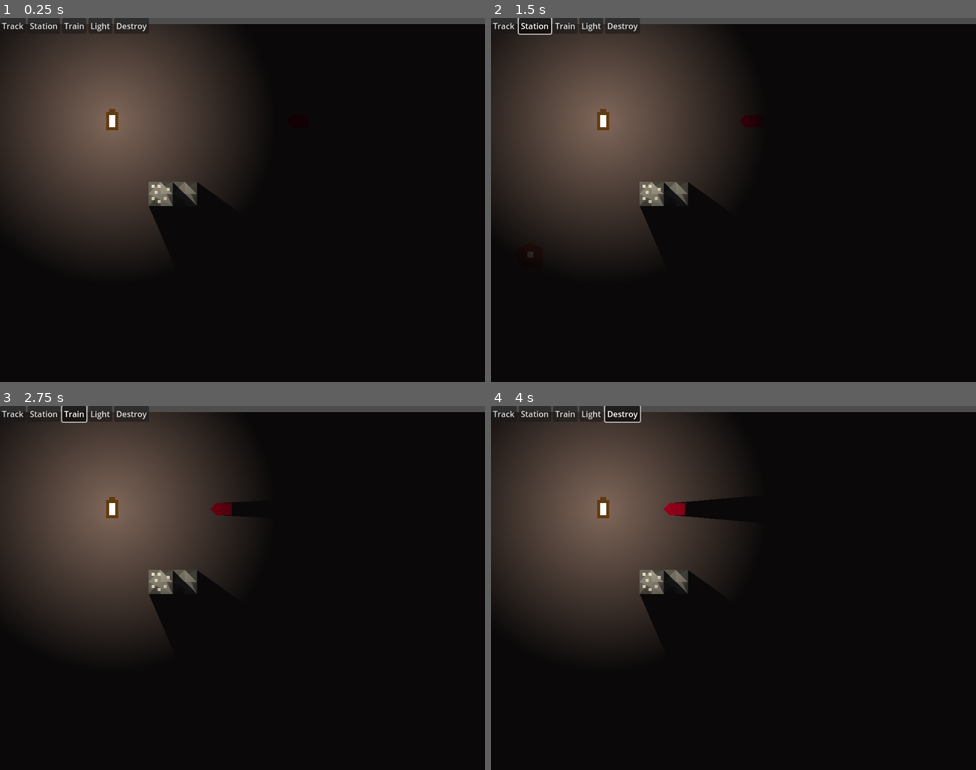
Above: before the commit, frames 1-4 (two rows, left to right).
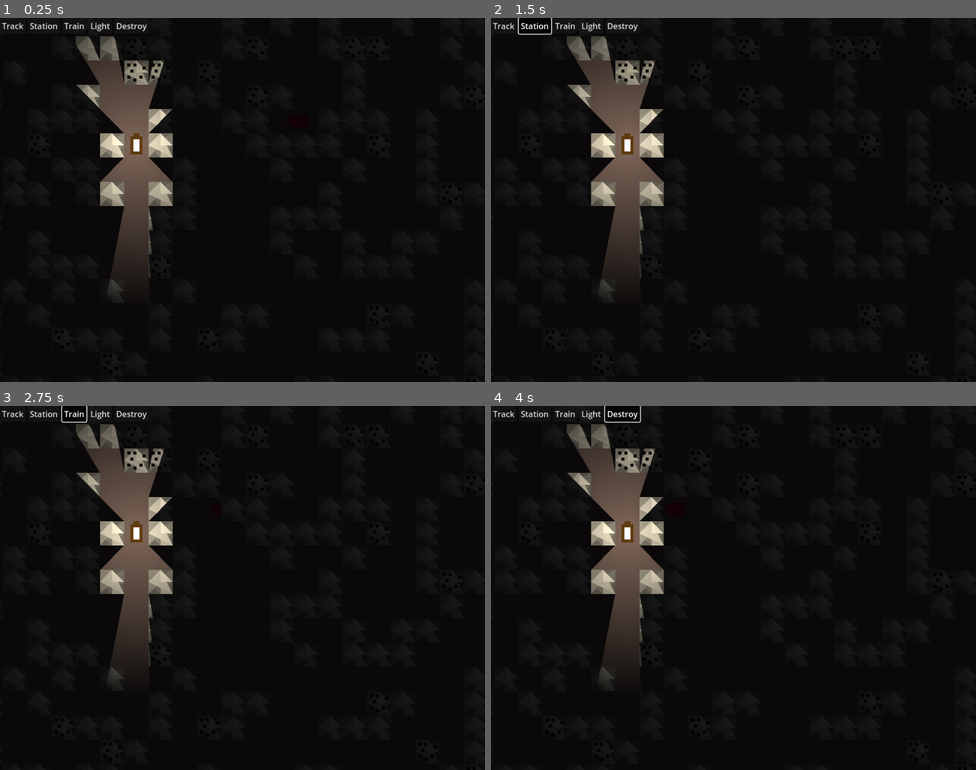
Above: after the commit, the same moments.

Repository: Godsmith/trainfinity3
Game: Godot game, scene res://scenes/game.tscn
The game is run twice, just before and just after one commit, with the same random seed, the same clock (stepped at 60 frames per second) and the same inputs.
Inputs:
- Up to frame 1 (0.25 s): no input
- Up to frame 2 (1.5 s): click "Track" at 0.5 s; click "Station" at 1.25 s
- Up to frame 3 (2.75 s): click "Train" at 2 s
- Up to frame 4 (4 s): click "Light" at 2.75 s; click "Destroy" at 3.5 s

The runs differ from the first frame. In frame 1, 23% of the frame differs, in the area x 0-100%, y 0-77%; in frame 2, 23%; in frame 3, 23%; in frame 4, 22%.

Commit message:
Generate random map

Diff:
--- a/scenes/game.tscn
+++ b/scenes/game.tscn
@@ -61,8 +61,9 @@
 
 [node name="Polygon2D" type="Polygon2D" parent="."]
 z_index = -1
+position = Vector2(-16, 0)
 color = Color(0.314105, 0.268899, 0.268889, 1)
-polygon = PackedVector2Array(-128, -96, -128, 160, 208, 160, 208, -96)
+polygon = PackedVector2Array(-1008, -1024, -1008, 959.32, -1008, 1024, 1040, 1024, 1040, -1024)
 
 [node name="Camera2D" type="Camera2D" parent="."]
 position = Vector2(38, 20)
@@ -101,7 +102,7 @@
 color = Color(0.125911, 0.125911, 0.125911, 1)
 
 [node name="Light" parent="." instance=ExtResource("7_gee14")]
-position = Vector2(-48, -32)
+position = Vector2(-32, -16)
 script = ExtResource("8_0tnpc")
 ore_type = 0
 
--- a/scripts/game.gd
+++ b/scripts/game.gd
@@ -1,5 +1,6 @@
 extends Node2D
 
+const GRID_SIZE := 32
 const TILE_SIZE := 16
 const TILE := Vector2(TILE_SIZE, TILE_SIZE)
 const SCALE_FACTOR := 2  # Don't remember where I set this
@@ -9,6 +10,8 @@
 const TRAIN = preload("res://scenes/train.tscn")
 const TRACK = preload("res://scenes/track.tscn")
 const LIGHT = preload("res://scenes/light.tscn")
+const WALL = preload("res://scenes/wall.tscn")
+const ORE = preload("res://scenes/ore.tscn")
 
 @onready var ghost_track = $GhostTrack
 @onready var ghost_station = $GhostStation
@@ -31,6 +34,8 @@
 
 var selected_station: Station = null
 
+@export_range(0.0, 1.0) var wall_chance: float = 0.4
+@export_range(0.0, 1.0) var ore_chance: float = 0.2
 
 func _real_stations() -> Array:
 	return get_tree().get_nodes_in_group("stations").filter(func(station): return !station.is_ghost)
@@ -51,6 +56,27 @@
 			y += TILE_SIZE * dy_sign
 		out.append(Vector2(x,y))
 	return out
+
+
+func _ready():
+	_generate_map()
+
+
+func _generate_map():
+	randomize()
+
+	for x in range(-GRID_SIZE/2, GRID_SIZE):
+		for y in range(-GRID_SIZE/2, GRID_SIZE):
+			if randf() < wall_chance:
+				var wall = WALL.instantiate()
+				wall.position = Vector2(x, y) * TILE_SIZE
+				add_child(wall)
+
+				# maybe add ore inside this wall
+				if randf() < ore_chance:
+					var ore = ORE.instantiate()
+					ore.position = Vector2.ZERO   # relative to wall
+					wall.add_child(ore)
 
 
 func _unhandled_input(event: InputEvent) -> void:
--- a/scripts/ore.gd
+++ b/scripts/ore.gd
@@ -4,13 +4,13 @@
 
 @export var ore_type := ORE_TYPE.COAL
 
-func _on_ready():
+func _ready():
 	var color = Color(0,0,0,255.0)
 	match ore_type:
 		ORE_TYPE.COAL:
 			color = Color(0,0,0,255.0)
 
-	var chunks := get_tree().root.find_children("Chunk*", "", false, false)
+	var chunks := get_tree().root.find_children("Chunk*", "", true, false)
 	for chunk in chunks:
 		if chunk is Polygon2D:
 			chunk.color = color
